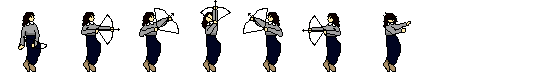
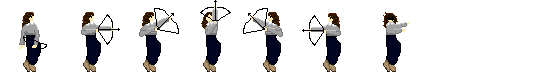
Layer changes from the first 548x72 image to the second:
painted on "v1.png copy" over [335, 12, 411, 72]
renamed "Pasted Layer #2" to "Floated Layer #1", painted on it over [308, 13, 341, 72]
renamed "Pasted Layer #1" to "Pasted Layer copy #1", painted on it over [249, 12, 283, 72]
painted on "Floated Layer" over [201, 6, 218, 72]
painted on "Pasted Layer copy" over [139, 12, 173, 72]
painted on "Pasted Layer" over [81, 12, 114, 72]
painted on "v1.png" over [18, 12, 40, 72]
